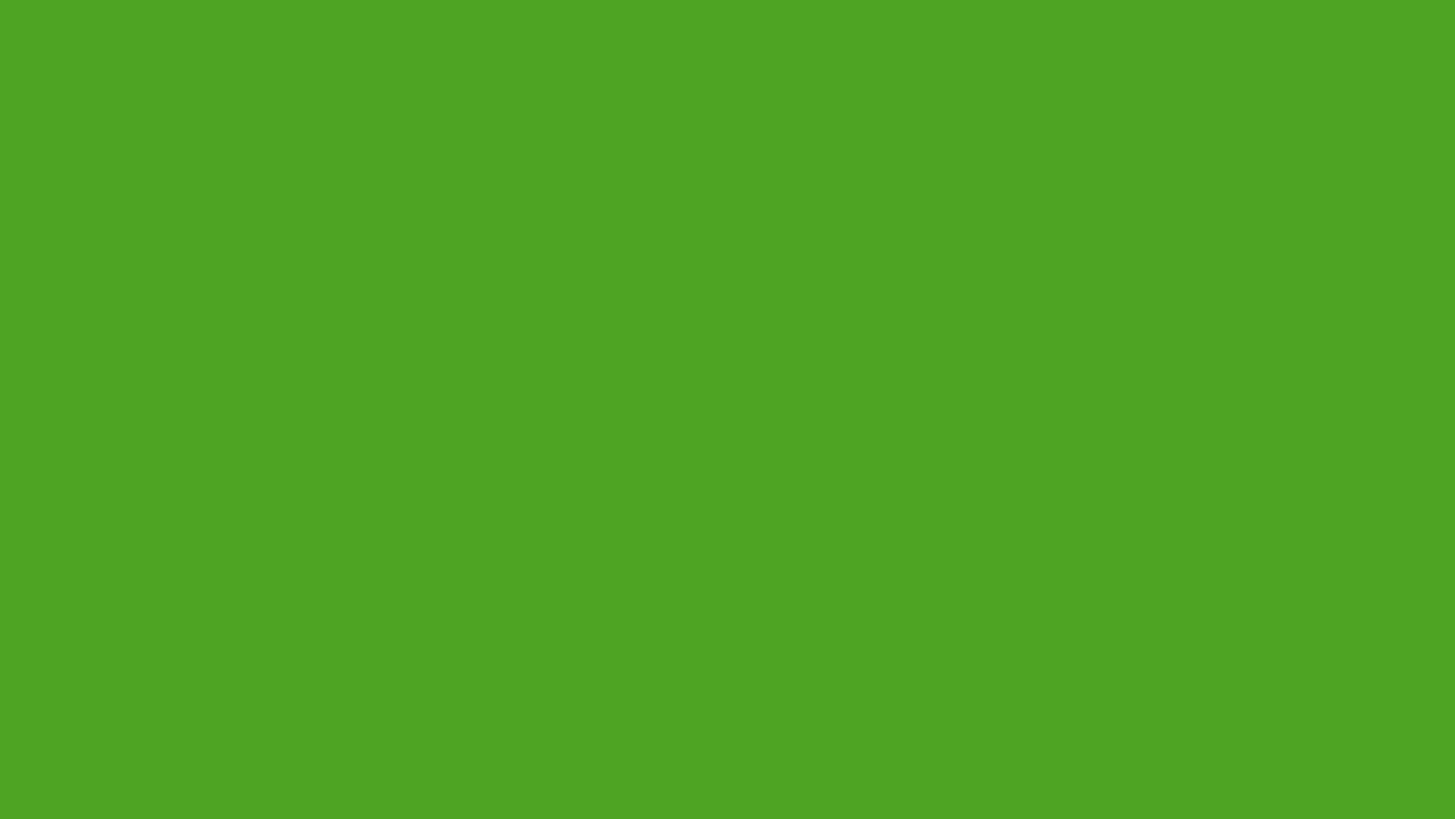
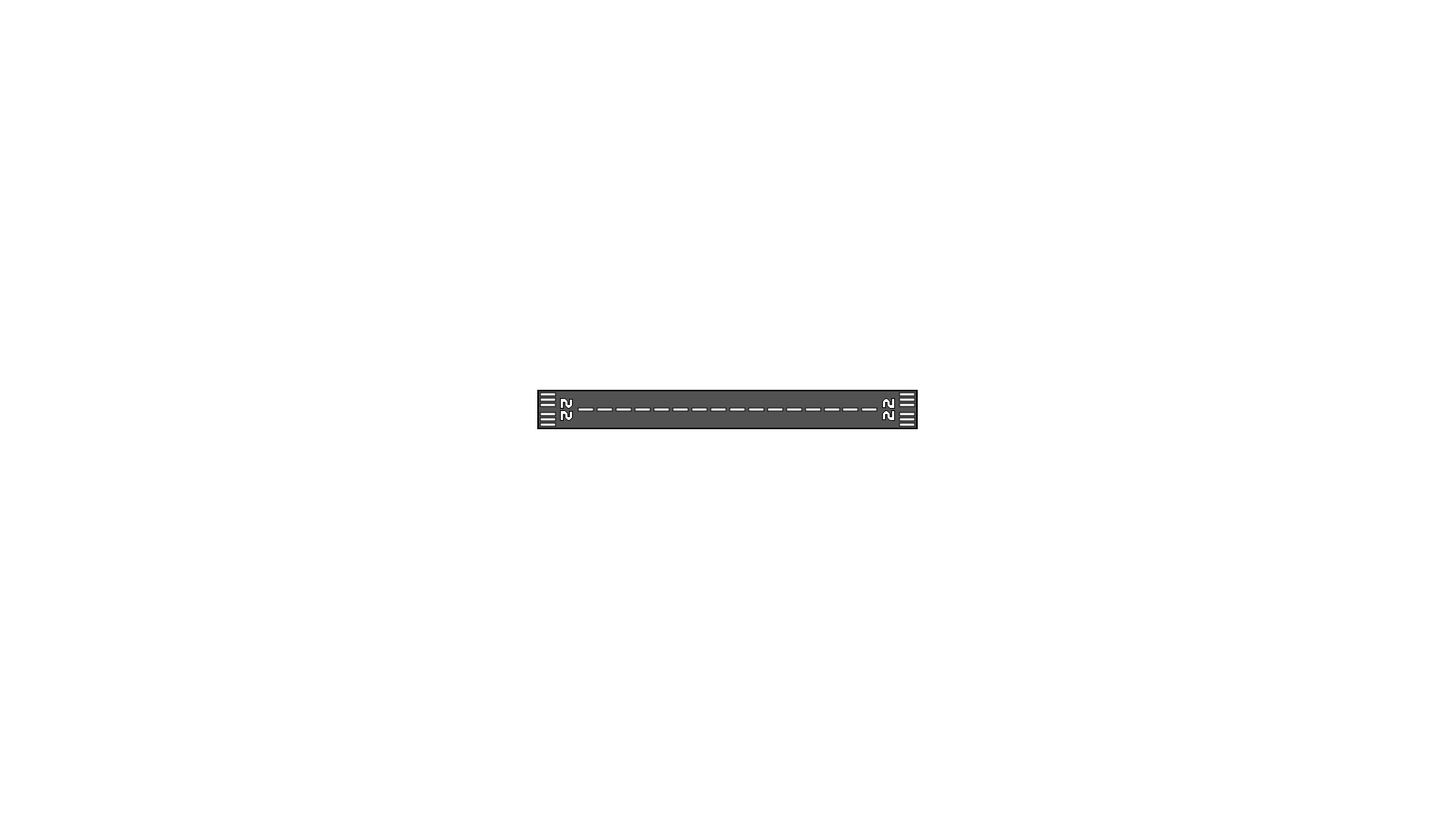
Comparing the layer stacks of the two 1455x819 images. Changes:
showed "Runway Number", painted on it over [557, 397, 897, 422]
showed "Runway Lines" over [577, 407, 878, 412]
showed "End Lines" over [539, 391, 916, 427]
showed "Runway" over [537, 389, 918, 430]
hid "Background" over [0, 0, 1455, 819]
